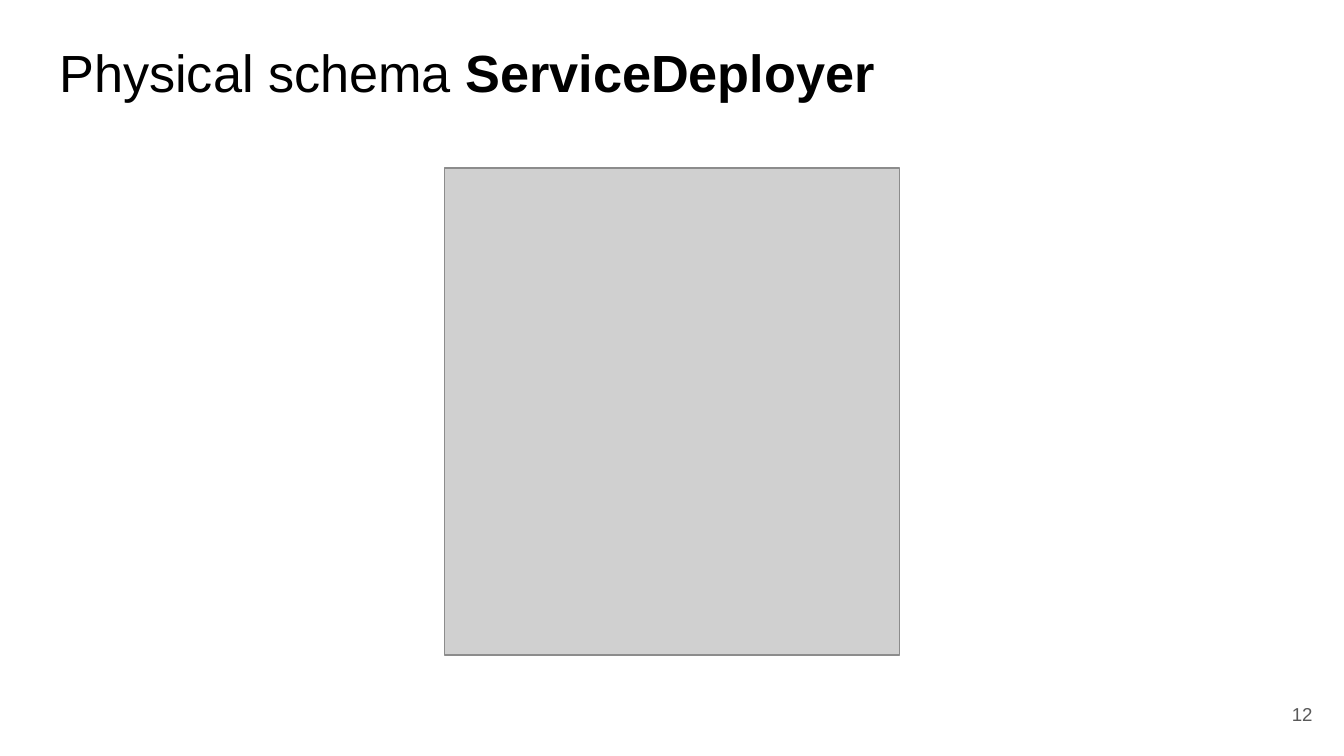
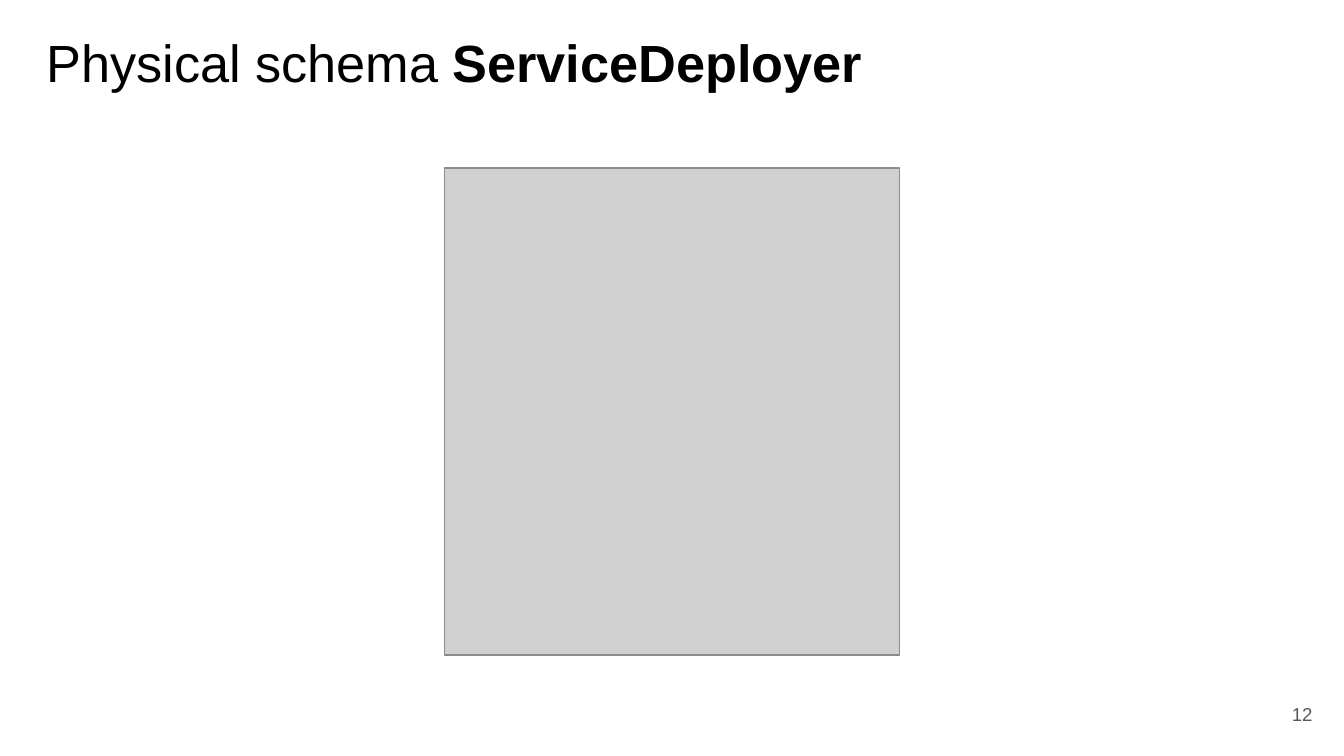
Before and after one commit to fanglores/Advanced-Software-Design, a slide deck: slide 12 of PracticeTasks/Module2/FinalTask_2/FinalTask_2.pptx. Drawn at 1344x756 pixels with LibreOffice and Linux fonts; fonts in the diff are those of the drawing; grey boxes stand for pictures. Boxes give left, top, right and bottom in pixels: in the first picture for what was removed or moved away, otherwise in the second. Text is boxed around its words. In the diff, an @@ line names an element or a change of style, - is before the commit and + after.

```diff
--- a/PracticeTasks/Module2/FinalTask_2/FinalTask_2.pptx
+++ b/PracticeTasks/Module2/FinalTask_2/FinalTask_2.pptx
@@ title "Physical schema ServiceDeployer" moved from (x1=59, y1=54, x2=874, y2=102) to (x1=47, y1=44, x2=862, y2=92) @@
```
Also in this commit, not shown: 4 other slides changed, 1 slide added, 1 slide removed, 1 other file.
